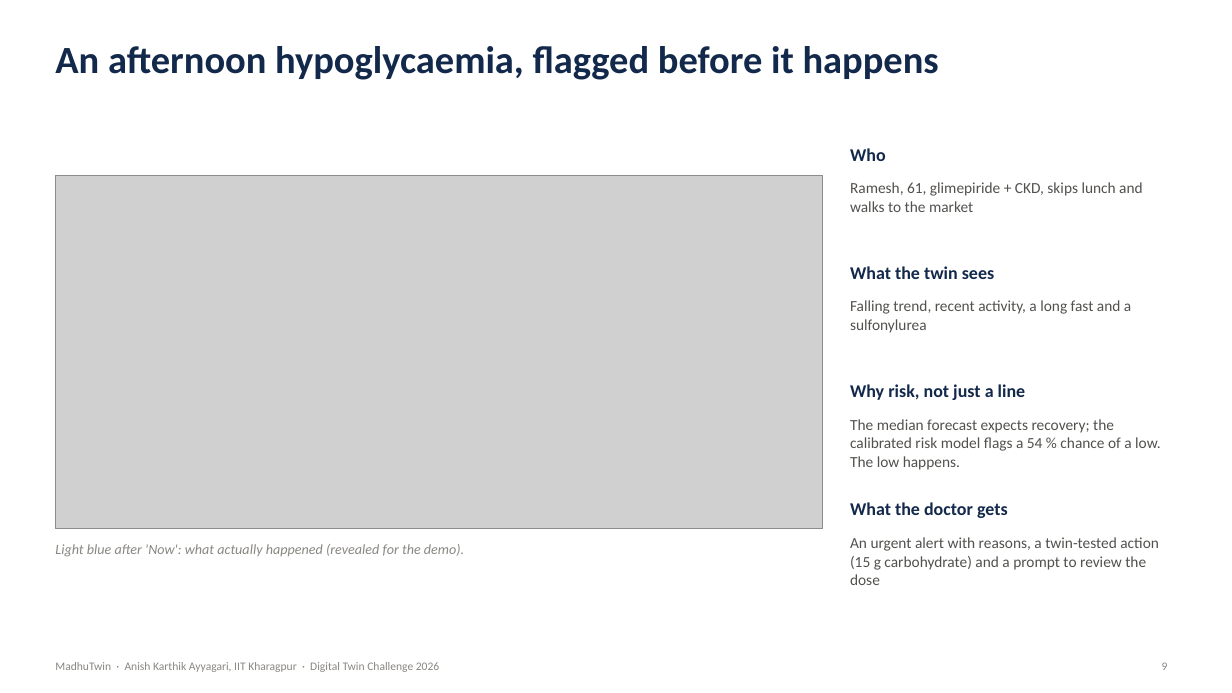
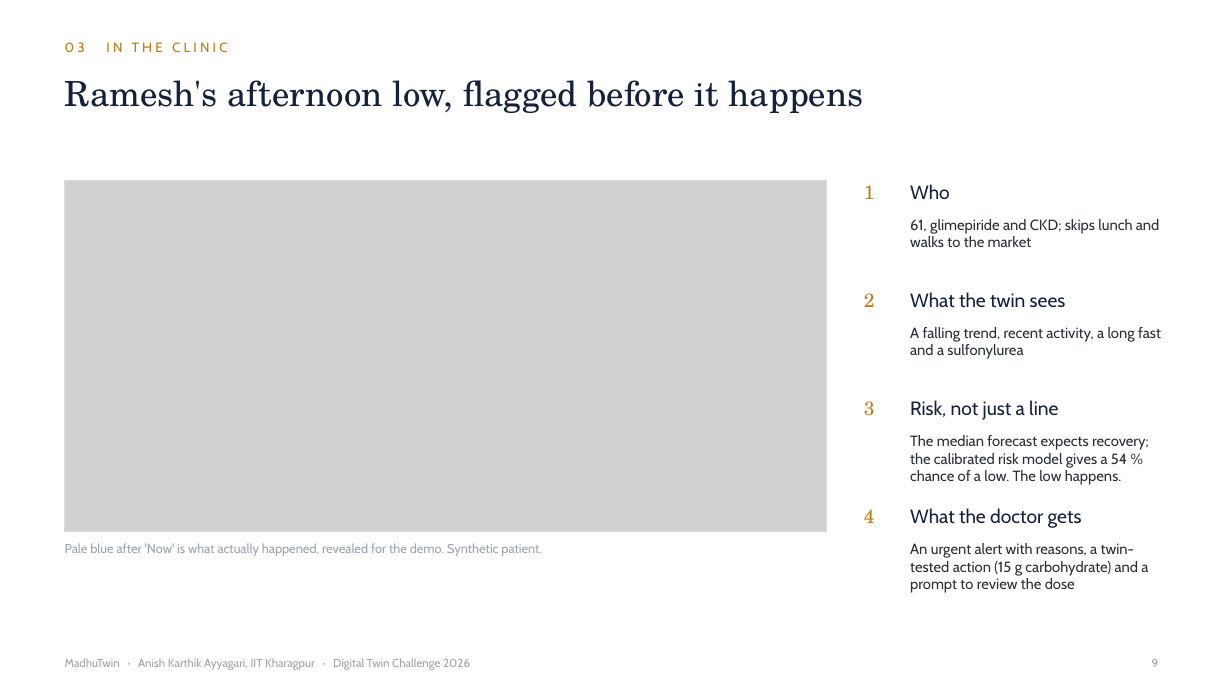
Before and after one commit to Realmer01/BioT_IIT_Kharagpur, a slide deck: slide 9 of docs/Presentation.pptx. Drawn at 1232x693 pixels with LibreOffice and Linux fonts; fonts in the diff are those of the drawing; grey boxes stand for pictures. Boxes give left, top, right and bottom in pixels: in the first picture for what was removed or moved away, otherwise in the second. Text is boxed around its words. In the diff, an @@ line names an element or a change of style, - is before the commit and + after.

Commit message:
Redesign presentation and architecture diagram
Editorial typography (Georgia headlines, Segoe UI text), a single honey
accent, hairline structure instead of cards and icons, visuals drawn from
real cohort traces, cropped dashboard views at true aspect, and text
sized to fit every box.

```diff
--- a/docs/Presentation.pptx
+++ b/docs/Presentation.pptx
@@ text added at (x1=65, y1=42, x2=227, y2=52), 10.5 pt, text #B97A12 @@
+03 IN THE CLINIC
@@ title at (x1=65, y1=80, x2=864, y2=113): text changed; size 30 to 27 pt; font Calibri to TeX Gyre Schola; text colour #13294B to #14213D; bold off @@
-An afternoon hypoglycaemia, flagged before it happens
+Ramesh's afternoon low, flagged before it happens
@@ picture resized from (x1=55, y1=176, x2=823, y2=529) to (x1=65, y1=180, x2=827, y2=531) @@
@@ rectangle added at (x1=65, y1=180, x2=827, y2=531), outline #D9DEE5 0.75 pt @@
@@ text added at (x1=864, y1=185, x2=875, y2=199), 15 pt, text #B97A12 @@
+1
@@ size 14 to 15 pt, font Calibri to Cabin, text colour #13294B to #14213D, bold off in 3 elements at (x1=910, y1=508, x2=1082, y2=528), (x1=910, y1=292, x2=1066, y2=308), (x1=910, y1=184, x2=950, y2=199) @@
@@ text "Who" moved from (x1=850, y1=148, x2=886, y2=161) to (x1=910, y1=184, x2=950, y2=199) @@
@@ text at (x1=910, y1=219, x2=1160, y2=247): text changed; size 12 to 11.5 pt; font Calibri to Cabin; text colour #52514E to #2A2F36 @@
-Ramesh, 61, glimepiride + CKD, skips lunch and walks to the market
+61, glimepiride and CKD; skips lunch and walks to the market
@@ text added at (x1=864, y1=293, x2=875, y2=307), 15 pt, text #B97A12 @@
+2
@@ text "What the twin sees" moved from (x1=850, y1=266, x2=994, y2=279) to (x1=910, y1=292, x2=1066, y2=308) @@
@@ text at (x1=910, y1=327, x2=1161, y2=359): text changed; size 12 to 11.5 pt; font Calibri to Cabin; text colour #52514E to #2A2F36 @@
-Falling trend, recent activity, a long fast and a sulfonylurea
+A falling trend, recent activity, a long fast and a sulfonylurea
@@ text added at (x1=864, y1=401, x2=875, y2=416), 15 pt, text #B97A12 @@
+3
@@ text at (x1=910, y1=400, x2=1058, y2=420): text changed; size 14 to 15 pt; font Calibri to Cabin; text colour #13294B to #14213D; bold off @@
-Why risk, not just a line
+Risk, not just a line
@@ text at (x1=910, y1=435, x2=1149, y2=485): text changed; size 12 to 11.5 pt; font Calibri to Cabin; text colour #52514E to #2A2F36 @@
-The median forecast expects recovery; the calibrated risk model flags a 54 % chance of a low. The low happens.
+The median forecast expects recovery; the calibrated risk model gives a 54 % chance of a low. The low happens.
@@ text added at (x1=864, y1=509, x2=875, y2=523), 15 pt, text #B97A12 @@
+4
@@ text "What the doctor gets" moved from (x1=850, y1=502, x2=1008, y2=518) to (x1=910, y1=508, x2=1082, y2=528) @@
@@ text at (x1=65, y1=543, x2=542, y2=556): text changed; size 11 to 10 pt; font Calibri to Cabin; text colour #898781 to #9AA3AF; italic off @@
-Light blue after 'Now': what actually happened (revealed for the demo).
+Pale blue after 'Now' is what actually happened, revealed for the demo. Synthetic patient.
@@ text "An urgent alert with reasons, ..." moved from (x1=850, y1=537, x2=1159, y2=585) to (x1=910, y1=543, x2=1148, y2=593) @@
@@ text "An urgent alert with reasons, ..." at (x1=910, y1=543, x2=1148, y2=593): size 12 to 11.5 pt, font Calibri to Cabin, text colour #52514E to #2A2F36 @@
@@ text "MadhuTwin · Anish Karthik Ayyagari, ..." at (x1=65, y1=658, x2=470, y2=670): font Calibri to Cabin, text colour #898781 to #9AA3AF @@
@@ text "MadhuTwin · Anish Karthik Ayyagari, ..." moved from (x1=55, y1=662, x2=439, y2=672) to (x1=65, y1=658, x2=470, y2=670) @@
@@ page number moved from (x1=1162, y1=662, x2=1168, y2=670) to (x1=1152, y1=659, x2=1159, y2=667) @@
@@ page number at (x1=1152, y1=659, x2=1159, y2=667): font Calibri to Cabin, text colour #898781 to #9AA3AF @@
```
Also in this commit, not shown: 14 other slides changed, 2 slides added, 2 slides removed, 4 other files.
